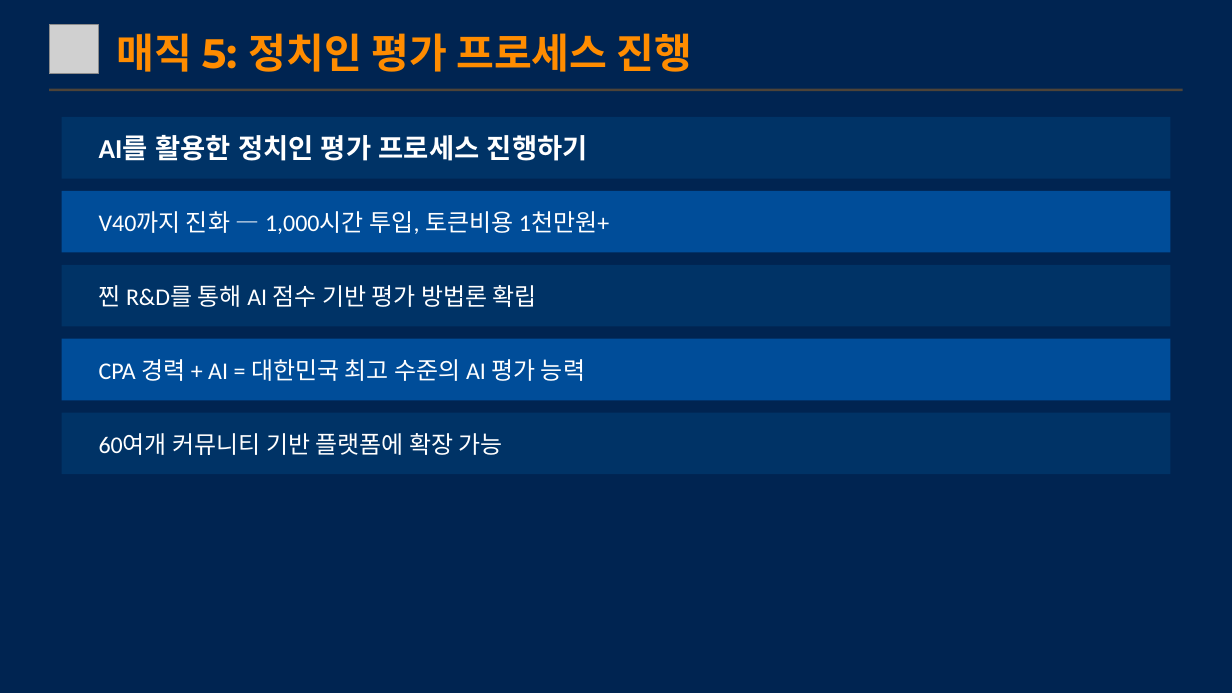
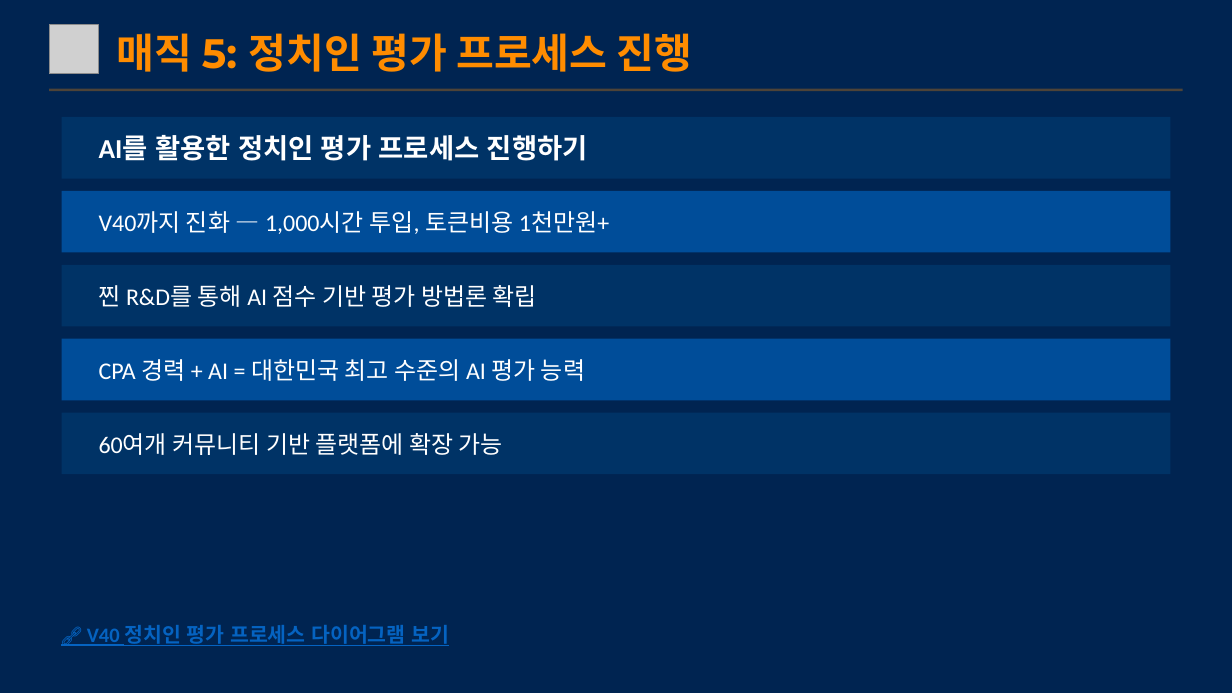
Before and after one commit to SUNWOONGKYU/AI_MagicShow, a slide deck: slide 23 of AI_Magic_Show_53.pptx. Drawn at 1232x693 pixels with LibreOffice and Linux fonts; fonts in the diff are those of the drawing; grey boxes stand for pictures. Boxes give left, top, right and bottom in pixels: in the first picture for what was removed or moved away, otherwise in the second. Text is boxed around its words. In the diff, an @@ line names an element or a change of style, - is before the commit and + after.

```diff
--- a/AI_Magic_Show_53.pptx
+++ b/AI_Magic_Show_53.pptx
@@ text added at bbox=[87, 625, 449, 646], 12 pt, text #0563C1, bold, underline @@
+🔗 V40 정치인 평가 프로세스 다이어그램 보기
```
Also in this commit, not shown: 1 other slide changed, 1 other file.
